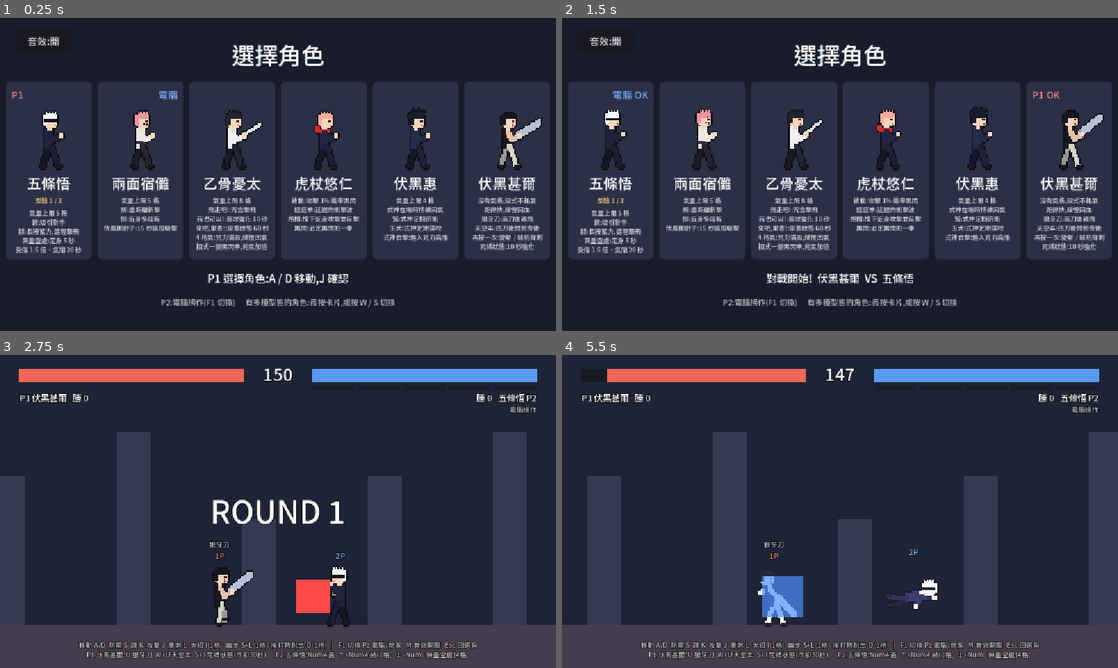
Above: before the commit, frames 1-4 (two rows, left to right).
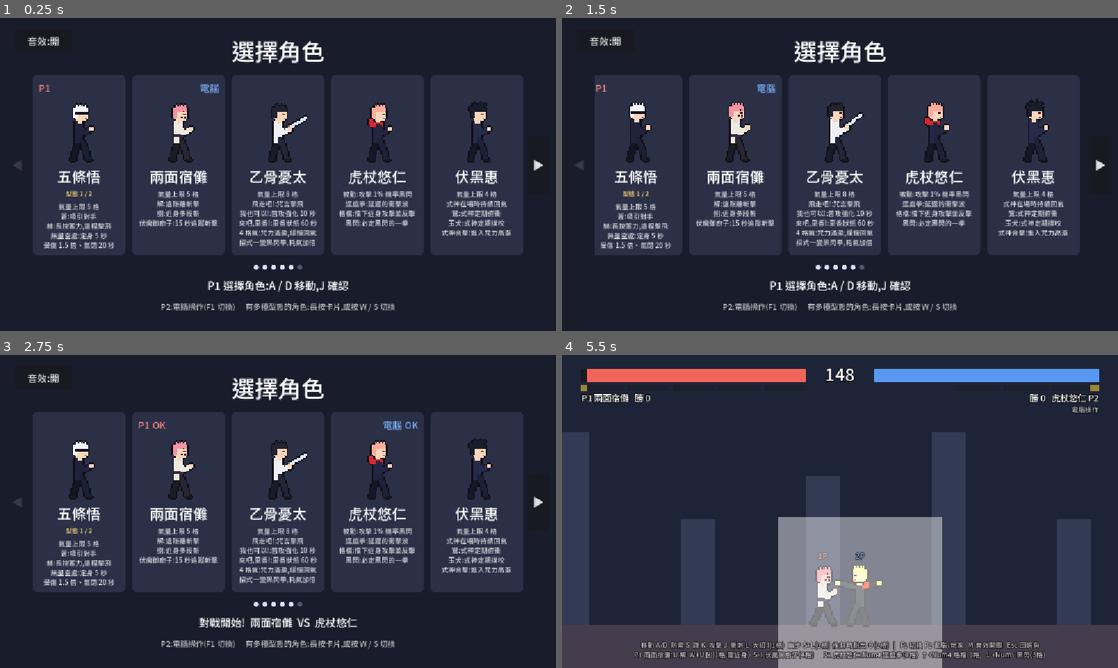
Above: after the commit, the same moments.

Repository: tyboy0407/anifight
Game: Godot game, scene res://scenes/select.tscn
Two runs of this game, one before a commit and one after it. Both use one fixed random seed, a clock stepped at 60 frames per second and the inputs below.
Inputs (mouse positions are in pixels of both pictures, inside the frame that each line leads up to):
- Up to frame 1 (0.25 s): no input
- Up to frame 2 (1.5 s): click (1101, 165) at 0.5 s, where only the run after the commit has a clickable "▶"; click (578, 165) at 1.25 s, where only the run after the commit has a clickable "◀"
- Up to frame 3 (2.75 s): tap Enter (ui_accept) at 2, 2.27 s; move the mouse to (400, 495) at 2.02 s; hold D from 2.03 s (still down); tap J at 2.1 s; click (400, 495) at 2.17 s
- Up to frame 4 (5.5 s): release D at 2.75 s; drag from (728, 527) to (823, 596) at 2.77 s; move the mouse to (895, 442) at 3.52 s; hold A 3.53-4.25 s; tap L at 3.6 s; click (895, 442) at 3.67 s; drag from (812, 574) to (967, 624) at 4.27 s; move the mouse to (1006, 558) at 5.02 s; hold D from 5.03 s (still down); tap O at 5.1 s; click (1006, 558) at 5.17 s; tap Enter (ui_accept) at 5.27 s

The runs differ from the first frame. In frame 1, 28% of the frame differs, in the area x 1-99%, y 7-94%; in frame 2, 29%; in frame 3, 33%; in frame 4, 38%, in the area x 0-100%, y 4-100%.

Commit message:
Make the character select screen scroll horizontally
With six characters the cards were already squeezed, and more are
coming. The select screen now shows at most five cards and scrolls
sideways through the rest.

Cards sit in a strip inside a clipping view. Dragging moves the strip
and it snaps to a card edge on release, with a flick carrying it one
card further. Arrow buttons on both sides and the mouse wheel move
one card at a time, and a row of dots shows which characters are in
view. The keyboard cursor scrolls the strip to stay visible and still
wraps from the last character to the first.

A press only counts as a tap if it moves less than 12 px, so dragging
never picks a character or opens the form popup. On screens too
narrow for five cards plus arrows the view shrinks instead of pushing
the arrows off screen.

Co-Authored-By: Claude Fable 5.2 <noreply@anthropic.com>

Diff:
--- a/scripts/select.gd
+++ b/scripts/select.gd
@@ -3,11 +3,21 @@
 ## P2 為電腦時,P1 確認自己的角色後,接著用同一組按鍵替電腦選角色。
 ## 也可以直接用滑鼠或手指點角色卡片:第一下選自己,第二下選對手。
 ## 有多種型態的角色:長按卡片會彈出型態視窗,鍵盤則用上 / 下切換。
-
-const CARD_SIZE := Vector2(178, 330)
-const CARD_GAP := 12  # 六張卡片加間距要放得進 1152 寬的畫面
+## 一次只顯示五位角色;角色更多時可以左右拖曳、按兩側的箭頭或用滑鼠滾輪捲動,
+## 鍵盤的游標移到畫面外也會自動捲過去。
+
+const VISIBLE_CARDS := 5  # 一次顯示幾位角色
+const CARD_SIZE := Vector2(192, 330)
+const CARD_GAP := 14  # 五張卡片、間距加上兩側的箭頭,要放得進 1152 寬的畫面
 const CARD_MARGIN := 12  # 卡片內容離邊框的距離
-const SUMMARY_FONT := 13
+const SUMMARY_FONT := 14
+const ARROW_SIZE := Vector2(44, 120)
+const CAROUSEL_GAP := 10.0     # 箭頭和卡片區之間的距離
+const SIDE_MARGIN := 4.0       # 整個卡片區離畫面(安全區)兩側至少留多少
+const DOT_SIZE := 10.0
+const DRAG_THRESHOLD := 12.0   # 按住後移動超過這個距離才算拖曳,不然算點選
+const FLICK_SPEED := 600.0     # 放開時的速度超過這個值,就順著甩的方向多捲一位
+const SCROLL_SPEED := 16.0     # 捲動對齊的速度,越大越快到位
 const FORM_CARD_SIZE := Vector2(250, 330)
 const CONFIRM_DELAY := 0.6
 const LONG_PRESS := 0.45  # 按住卡片這麼久就算長按
@@ -24,6 +34,19 @@
 var _press_card := -1  # 正被按住的卡片;-1 代表沒有
 var _press_time := 0.0
 var _popup: Control  # 型態視窗;沒開啟時是 null
+# 橫向捲動
+var _view: Control            # 只露出五張卡片的視窗
+var _strip: HBoxContainer     # 排著所有卡片的長條,在視窗裡左右移動
+var _arrows: Array[Button] = []
+var _dots: Array[Panel] = []
+var _dot_row: HBoxContainer
+var _scroll := 0.0            # 目前捲到哪裡(像素)
+var _scroll_target := 0.0     # 要對齊到的位置
+var _pointer_down := false    # 手指 / 滑鼠正按在卡片區
+var _dragging := false
+var _drag_from_x := 0.0
+var _drag_from_scroll := 0.0
+var _drag_velocity := 0.0
 
 
 func _ready() -> void:
@@ -34,9 +57,14 @@
 		_form[player_index] = GameState.forms[player_index] if GameState.forms[player_index] < GameState.form_count(_cursor[player_index]) else 0
 	_build_ui()
 	_refresh()
+	# 一開始就讓 P1 的游標在畫面內,不要有捲動動畫
+	_ensure_visible(_cursor[0])
+	_scroll = _scroll_target
+	_apply_scroll()
 
 
 func _process(delta: float) -> void:
+	_tick_scroll(delta)
 	if _press_card < 0:
 		return
 	_press_time += delta
@@ -84,28 +112,174 @@
 			Sfx.play("ui_confirm")
 			_refresh()
 			_try_start()
+			if not _starting:
+				# 接著換另一個游標:先捲到看得到它的地方
+				_ensure_visible(_cursor[_pick_target()])
 		else:
 			continue
 		get_viewport().set_input_as_handled()
 		return
 
 
-## 用滑鼠或手指操作角色卡片:點一下選角(先選自己,再選對手),長按開啟型態視窗。
-## 選角在放開時才生效,這樣才分得出點一下和長按。
+## 用滑鼠或手指操作角色卡片:點一下選角(先選自己,再選對手),長按開啟型態視窗,
+## 按住左右拖曳則是捲動。選角在放開時才生效,這樣才分得出點一下、長按和拖曳。
+## card_index 是 -1 時代表按在卡片之間的空隙:只能拖曳。
 func _on_card_input(event: InputEvent, card_index: int) -> void:
-	if _starting or _popup != null or not (event is InputEventMouseButton):
+	if _starting or _popup != null:
+		return
+	if event is InputEventMouseMotion:
+		_drag_to(event as InputEventMouseMotion)
+		return
+	if not (event is InputEventMouseButton):
 		return
 	var click := event as InputEventMouseButton
+	if click.pressed and click.button_index in [MOUSE_BUTTON_WHEEL_DOWN, MOUSE_BUTTON_WHEEL_RIGHT]:
+		_scroll_by(1)
+	elif click.pressed and click.button_index in [MOUSE_BUTTON_WHEEL_UP, MOUSE_BUTTON_WHEEL_LEFT]:
+		_scroll_by(-1)
 	if click.button_index != MOUSE_BUTTON_LEFT:
 		return
 	if click.pressed:
+		_pointer_down = true
+		_dragging = false
+		_drag_from_x = click.global_position.x
+		_drag_from_scroll = _scroll
+		_drag_velocity = 0.0
 		_press_card = card_index
 		_press_time = 0.0
-	elif _press_card == card_index:
+	elif _pointer_down:
+		_pointer_down = false
+		var pressed_card := _press_card
 		_press_card = -1
-		var target := _pick_target()
-		# 這位玩家已經用鍵盤替這張卡片挑好型態的話就沿用,否則是原本的樣子
-		_pick(card_index, _form[target] if _cursor[target] == card_index else 0)
+		if _dragging:
+			_dragging = false
+			_snap_after_drag()
+		elif pressed_card == card_index and card_index >= 0:
+			var target := _pick_target()
+			# 這位玩家已經用鍵盤替這張卡片挑好型態的話就沿用,否則是原本的樣子
+			_pick(card_index, _form[target] if _cursor[target] == card_index else 0)
+
+
+# ---------- 橫向捲動 ----------
+
+## 相鄰兩張卡片的間隔(卡片寬加間距)。
+func _card_step() -> float:
+	return CARD_SIZE.x + CARD_GAP
+
+
+## 所有卡片排成一列的總寬度。
+func _strip_width() -> float:
+	return GameState.CHARACTERS.size() * _card_step() - CARD_GAP
+
+
+func _view_width() -> float:
+	return _view.custom_minimum_size.x
+
+
+func _max_scroll() -> float:
+	return maxf(_strip_width() - _view_width(), 0.0)
+
+
+## 往左(-)或往右(+)捲幾張卡片。
+func _scroll_by(cards: int) -> void:
+	var slot := roundi(_scroll_target / _card_step()) + cards
+	var target := clampf(slot * _card_step(), 0.0, _max_scroll())
+	if not is_equal_approx(target, _scroll_target):
+		_scroll_target = target
+		Sfx.play("ui_move")
+
+
+## 捲到看得見指定卡片的位置;已經整張看得見就不動。
+func _ensure_visible(card_index: int) -> void:
+	var left := card_index * _card_step()
+	var right := left + CARD_SIZE.x
+	if left < _scroll_target:
+		_scroll_target = left
+	elif right > _scroll_target + _view_width():
+		_scroll_target = right - _view_width()
+	_scroll_target = clampf(_scroll_target, 0.0, _max_scroll())
+
+
+## 依畫面寬度決定卡片區要多寬:最多五張;螢幕比較窄(或被瀏海佔掉)就縮到放得下,
+## 這時露出的卡片不到五張,一樣可以捲動。
+func _fit_view() -> void:
+	var area := GameState.safe_area(get_viewport())
+	var room := get_viewport().get_visible_rect().size.x - area.x - area.z - SIDE_MARGIN * 2.0
+	var five := mini(GameState.CHARACTERS.size(), VISIBLE_CARDS) * _card_step() - CARD_GAP
+	var scrollable := _strip_width() > minf(five, room)
+	for arrow in _arrows:
+		arrow.visible = scrollable
+	_dot_row.visible = scrollable
+	if scrollable:
+		room -= (ARROW_SIZE.x + CAROUSEL_GAP) * 2.0
+	_view.custom_minimum_size.x = clampf(room, CARD_SIZE.x, five)
+	_scroll_target = clampf(_scroll_target, 0.0, _max_scroll())
+	_scroll = clampf(_scroll, 0.0, _max_scroll())
+	_apply_scroll()
+
+
+## 按住移動:超過一小段距離才算拖曳,之後畫面跟著手指走。
+func _drag_to(motion: InputEventMouseMotion) -> void:
+	if not _pointer_down:
+		return
+	if motion.button_mask & MOUSE_BUTTON_MASK_LEFT == 0:
+		_pointer_down = false  # 放開的那一下沒收到(例如中途跳出型態視窗)
+		_dragging = false
+		return
+	var moved := motion.global_position.x - _drag_from_x
+	if not _dragging and absf(moved) > DRAG_THRESHOLD:
+		_dragging = true
+		_press_card = -1  # 開始拖曳就不算點選,也不會變成長按
+	if _dragging:
+		_scroll = clampf(_drag_from_scroll - moved, 0.0, _max_scroll())
+		_scroll_target = _scroll
+		_drag_velocity = motion.velocity.x
+		_apply_scroll()
+
+
+## 放開後對齊到卡片邊緣;甩得夠快就順著方向多捲一位。
+func _snap_after_drag() -> void:
+	var slot := _scroll / _card_step()
+	if _drag_velocity < -FLICK_SPEED:
+		slot = ceilf(slot)   # 往左甩:看更右邊的角色
+	elif _drag_velocity > FLICK_SPEED:
+		slot = floorf(slot)
+	else:
+		slot = roundf(slot)
+	_scroll_target = clampf(slot * _card_step(), 0.0, _max_scroll())
+
+
+func _tick_scroll(delta: float) -> void:
+	if _dragging or is_equal_approx(_scroll, _scroll_target):
+		return
+	_scroll = lerpf(_scroll, _scroll_target, 1.0 - exp(-SCROLL_SPEED * delta))
+	if absf(_scroll - _scroll_target) < 0.5:
+		_scroll = _scroll_target
+	_apply_scroll()
+
+
+## 依目前的捲動位置擺放卡片,並更新箭頭與位置指示。
+func _apply_scroll() -> void:
+	_strip.position.x = -roundf(_scroll)
+	_set_arrow_enabled(_arrows[0], _scroll_target > 0.5)
+	_set_arrow_enabled(_arrows[1], _scroll_target < _max_scroll() - 0.5)
+	for index in _dots.size():
+		# 卡片的中心在視窗內就算正在顯示
+		var center := index * _card_step() + CARD_SIZE.x / 2.0
+		var shown := center >= _scroll and center <= _scroll + _view_width()
+		_dots[index].modulate.a = 1.0 if shown else 0.3
+
+
+func _set_arrow_enabled(arrow: Button, enabled: bool) -> void:
+	arrow.disabled = not enabled
+	arrow.modulate.a = 1.0 if enabled else 0.3
+
+
+## 卡片內容變多變少時(例如切換型態),讓視窗和長條的高度跟著調整。
+func _fit_strip() -> void:
+	var needed := _strip.get_combined_minimum_size()
+	_view.custom_minimum_size.y = needed.y
+	_strip.size = needed
 
 
 ## 現在輪到誰選角:P1 還沒確認就是 P1,否則是 P2 / 電腦。
@@ -136,6 +310,7 @@
 	_cursor[target] = posmod(_cursor[target] + step, GameState.CHARACTERS.size())
 	_form[target] = 0
 	Sfx.play("ui_move")
+	_ensure_visible(_cursor[target])
 	_refresh()
 
 
@@ -182,6 +357,8 @@
 			marker.text = "%s%s" % [who, " OK" if _confirmed[player_index] else ""]
 	if GameState.touch_enabled:
 		_mode_label.text = "對手由電腦操作      長按角色可以選擇型態"
+		if _max_scroll() > 0.0:
+			_mode_label.text += "      左右滑動看更多角色"
 		if not _confirmed[0]:
 			_status_label.text = "點選你的角色"
 		elif not _confirmed[1]:
@@ -217,6 +394,7 @@
 
 func _open_form_popup(card_index: int) -> void:
 	Sfx.play("ui_move")
+	_pointer_down = false
 	_popup = Control.new()
 	_popup.set_anchors_and_offsets_preset(Control.PRESET_FULL_RECT)
 	add_child(_popup)
@@ -315,7 +493,7 @@
 	var column := VBoxContainer.new()
 	column.set_anchors_preset(Control.PRESET_FULL_RECT)
 	column.alignment = BoxContainer.ALIGNMENT_CENTER
-	column.add_theme_constant_override("separation", 26)
+	column.add_theme_constant_override("separation", 20)
 	add_child(column)
 	# 手機上讓內容避開瀏海與底部橫條
 	get_viewport().size_changed.connect(func() -> void: GameState.fit_to_safe_area(column))
@@ -323,12 +501,7 @@
 
 	column.add_child(_label("選擇角色", 48))
 
-	var row := HBoxContainer.new()
-	row.alignment = BoxContainer.ALIGNMENT_CENTER
-	row.add_theme_constant_override("separation", CARD_GAP)
-	column.add_child(row)
-	for card_index in GameState.CHARACTERS.size():
-		row.add_child(_build_card(card_index))
+	_build_carousel(column)
 
 	_status_label = _label("", 22)
 	column.add_child(_status_label)
@@ -339,6 +512,64 @@
 	_build_sound_button()
 	if GameState.touch_enabled:
 		_build_touch_extras(column)
+
+
+## 角色卡片區:左箭頭、只露出五張卡片的視窗、右箭頭,下方一排位置指示的小圓點。
+## 所有角色一頁放得下時不需要捲動,箭頭與圓點都不顯示(由 _fit_view 決定)。
+func _build_carousel(column: VBoxContainer) -> void:
+	var count := GameState.CHARACTERS.size()
+
+	var carousel := HBoxContainer.new()
+	carousel.alignment = BoxContainer.ALIGNMENT_CENTER
+	carousel.add_theme_constant_override("separation", int(CAROUSEL_GAP))
+	column.add_child(carousel)
+
+	_arrows = [_make_arrow("◀", -1), _make_arrow("▶", 1)]
+	carousel.add_child(_arrows[0])
+
+	_view = Control.new()
+	_view.clip_contents = true  # 視窗外的卡片不顯示,也點不到
+	_view.custom_minimum_size = Vector2(CARD_SIZE.x, CARD_SIZE.y)  # 寬度稍後由 _fit_view 決定
+	_view.gui_input.connect(_on_card_input.bind(-1))
+	carousel.add_child(_view)
+	carousel.add_child(_arrows[1])
+
+	_strip = HBoxContainer.new()
+	_strip.add_theme_constant_override("separation", CARD_GAP)
+	_view.add_child(_strip)
+	for card_index in count:
+		_strip.add_child(_build_card(card_index))
+	_strip.minimum_size_changed.connect(_fit_strip)
+	_fit_strip()
+
+	_dot_row = HBoxContainer.new()
+	_dot_row.alignment = BoxContainer.ALIGNMENT_CENTER
+	_dot_row.add_theme_constant_override("separation", 8)
+	_dot_row.mouse_filter = Control.MOUSE_FILTER_IGNORE
+	column.add_child(_dot_row)
+	for index in count:
+		var dot := Panel.new()
+		dot.mouse_filter = Control.MOUSE_FILTER_IGNORE
+		dot.custom_minimum_size = Vector2(DOT_SIZE, DOT_SIZE)
+		var style := StyleBoxFlat.new()
+		style.bg_color = Color(0.85, 0.88, 1.0)
+		style.set_corner_radius_all(int(DOT_SIZE / 2.0))
+		dot.add_theme_stylebox_override("panel", style)
+		_dot_row.add_child(dot)
+		_dots.append(dot)
+	get_viewport().size_changed.connect(_fit_view)
+	_fit_view()
+
+
+func _make_arrow(text: String, direction: int) -> Button:
+	var arrow := Button.new()
+	arrow.text = text
+	arrow.focus_mode = Control.FOCUS_NONE
+	arrow.add_theme_font_size_override("font_size", 24)
+	arrow.custom_minimum_size = ARROW_SIZE
+	arrow.size_flags_vertical = Control.SIZE_SHRINK_CENTER
+	arrow.pressed.connect(_scroll_by.bind(direction))
+	return arrow
 
 
 ## 左上角的音效開關(鍵盤也可以按 M)。
Binary file changed: assets/fonts/NotoSansTC-subset.ttf
